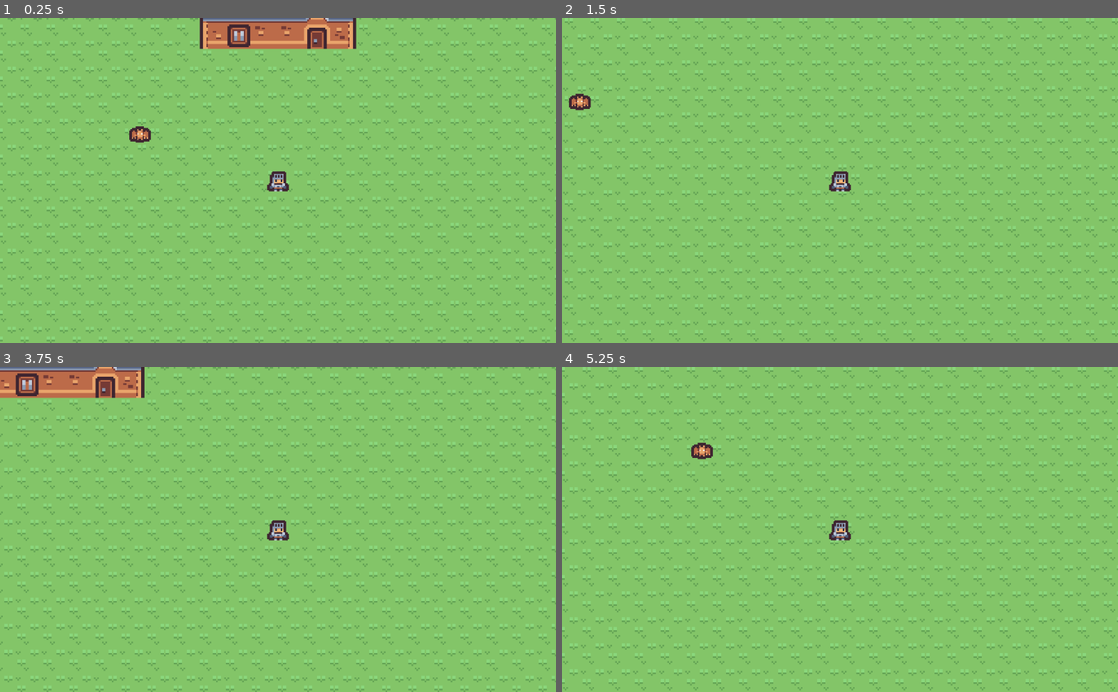
Above: before the commit, frames 1-4 (two rows, left to right).
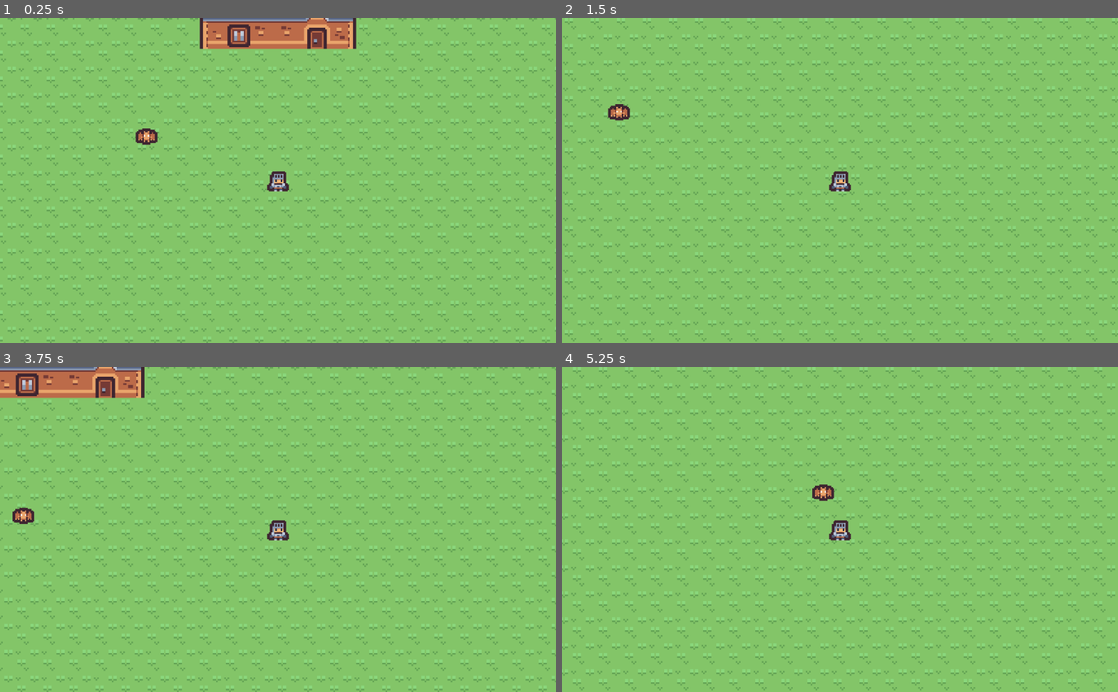
Above: after the commit, the same moments.

Repository: Dcasbla69/JocGrup
Game: Godot game, scene res://Map1.tscn
Two runs of this game, one before a commit and one after it. Both use one fixed random seed, a clock stepped at 60 frames per second and the inputs below.
Inputs:
- Up to frame 1 (0.25 s): no input
- Up to frame 2 (1.5 s): hold D (Move Right) 0.53-1.28 s; hold S (Move Down) from 1.28 s (still down)
- Up to frame 3 (3.75 s): release S (Move Down) at 2.03 s; hold D (Move Right) 2.03-2.78 s; hold W (Move Up) 2.78-3.53 s; hold A (Move Left) from 3.53 s (still down)
- Up to frame 4 (5.25 s): release A (Move Left) at 5.03 s; hold S (Move Down) from 5.03 s (still down)

The runs differ from the first frame. In frame 1, 0.2% of the frame differs, in the area x 23-29%, y 33-40%; in frame 2, 0.4%; in frame 3, 0.2%; in frame 4, 9.7%, in the area x 0-100%, y 1-100%.

Commit message:
V0.0.3

Diff:
--- /dev/null
+++ b/BatEnemy.gd
@@ -0,0 +1,21 @@
+extends KinematicBody2D
+
+
+# Declare member variables here. Examples:
+# var a = 2
+# var b = "text"
+var movespeed = 50
+
+onready var player = get_parent().get_node("Player")
+
+
+# Called when the node enters the scene tree for the first time.
+func _ready():
+	pass # Replace with function body.
+
+
+# Called every frame. 'delta' is the elapsed time since the previous frame.
+func _process(delta):
+	var dir = global_position.direction_to(player.global_position)
+	var vel = dir*movespeed
+	move_and_slide(vel)
--- a/BatEnemy.tscn
+++ b/BatEnemy.tscn
@@ -1,11 +1,13 @@
-[gd_scene load_steps=3 format=2]
+[gd_scene load_steps=4 format=2]
 
 [ext_resource path="res://Bat.png" type="Texture" id=1]
+[ext_resource path="res://BatEnemy.gd" type="Script" id=2]
 
 [sub_resource type="RectangleShape2D" id=1]
 extents = Vector2( 15, 11 )
 
 [node name="KinematicBody2D" type="KinematicBody2D"]
+script = ExtResource( 2 )
 
 [node name="Sprite" type="Sprite" parent="."]
 scale = Vector2( 2.5, 2.5 )
@@ -13,3 +15,5 @@
 
 [node name="CollisionShape2D" type="CollisionShape2D" parent="."]
 shape = SubResource( 1 )
+
+[connection signal="ready" from="." to="." method="_on_KinematicBody2D_ready"]
--- /dev/null
+++ b/Knive.tscn
@@ -0,0 +1,15 @@
+[gd_scene load_steps=3 format=2]
+
+[ext_resource path="res://Knive.png" type="Texture" id=1]
+
+[sub_resource type="RectangleShape2D" id=1]
+extents = Vector2( 3, 6 )
+
+[node name="Sprite" type="Sprite"]
+rotation = 1.5708
+texture = ExtResource( 1 )
+
+[node name="Area2D" type="Area2D" parent="."]
+
+[node name="CollisionShape2D" type="CollisionShape2D" parent="Area2D"]
+shape = SubResource( 1 )
--- a/Map1.tscn
+++ b/Map1.tscn
@@ -5,13 +5,13 @@
 [ext_resource path="res://TileMap.tscn" type="PackedScene" id=3]
 [ext_resource path="res://BatEnemy.tscn" type="PackedScene" id=4]
 
-[node name="Node2D" type="Node2D"]
+[node name="Map" type="Node2D"]
 position = Vector2( -2, 3 )
 script = ExtResource( 2 )
 
-[node name="KinematicBody2D" parent="." instance=ExtResource( 1 )]
+[node name="Player" parent="." instance=ExtResource( 1 )]
 
-[node name="Camera2D" type="Camera2D" parent="KinematicBody2D"]
+[node name="Camera2D" type="Camera2D" parent="Player"]
 current = true
 
 [node name="TileMap" parent="." instance=ExtResource( 3 )]
@@ -20,5 +20,5 @@
 scale = Vector2( 3, 3 )
 tile_data = PoolIntArray( -1114141, 0, 0, -1114140, 0, 0, -1114139, 0, 0, -1114138, 0, 0, -1114137, 0, 0, -1114136, 0,  …(30986 unchanged characters)…
 
-[node name="KinematicBody2D2" parent="." instance=ExtResource( 4 )]
+[node name="BatEnemy" parent="." instance=ExtResource( 4 )]
 position = Vector2( -254, -85 )
--- a/TileMap.tscn
+++ b/TileMap.tscn
@@ -455,7 +455,6 @@
 19/z_index = 0
 
 [node name="TileMap" type="TileMap"]
-position = Vector2( 0, -5 )
 tile_set = SubResource( 1 )
 cell_size = Vector2( 16, 16 )
 format = 1
